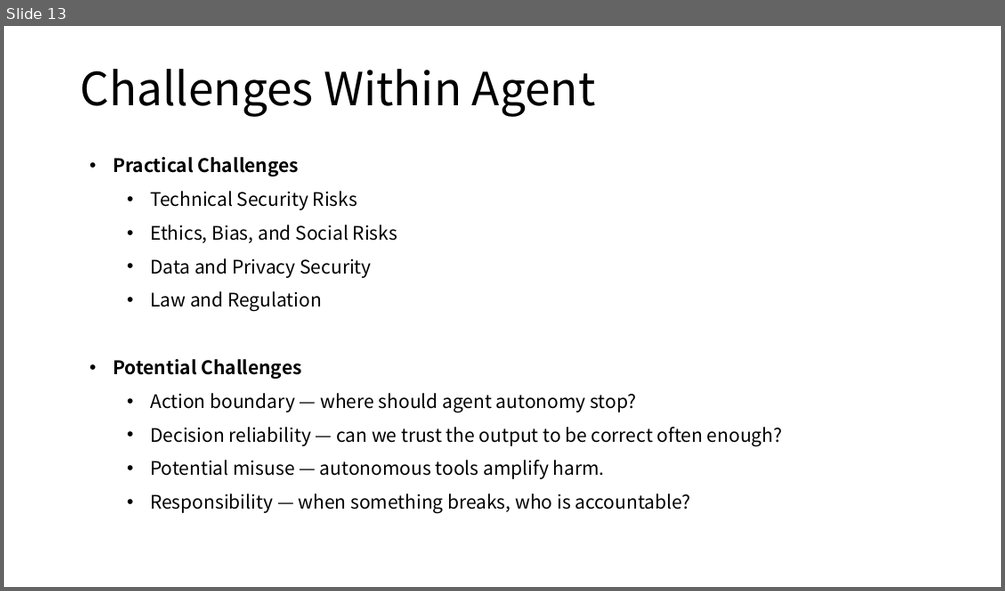
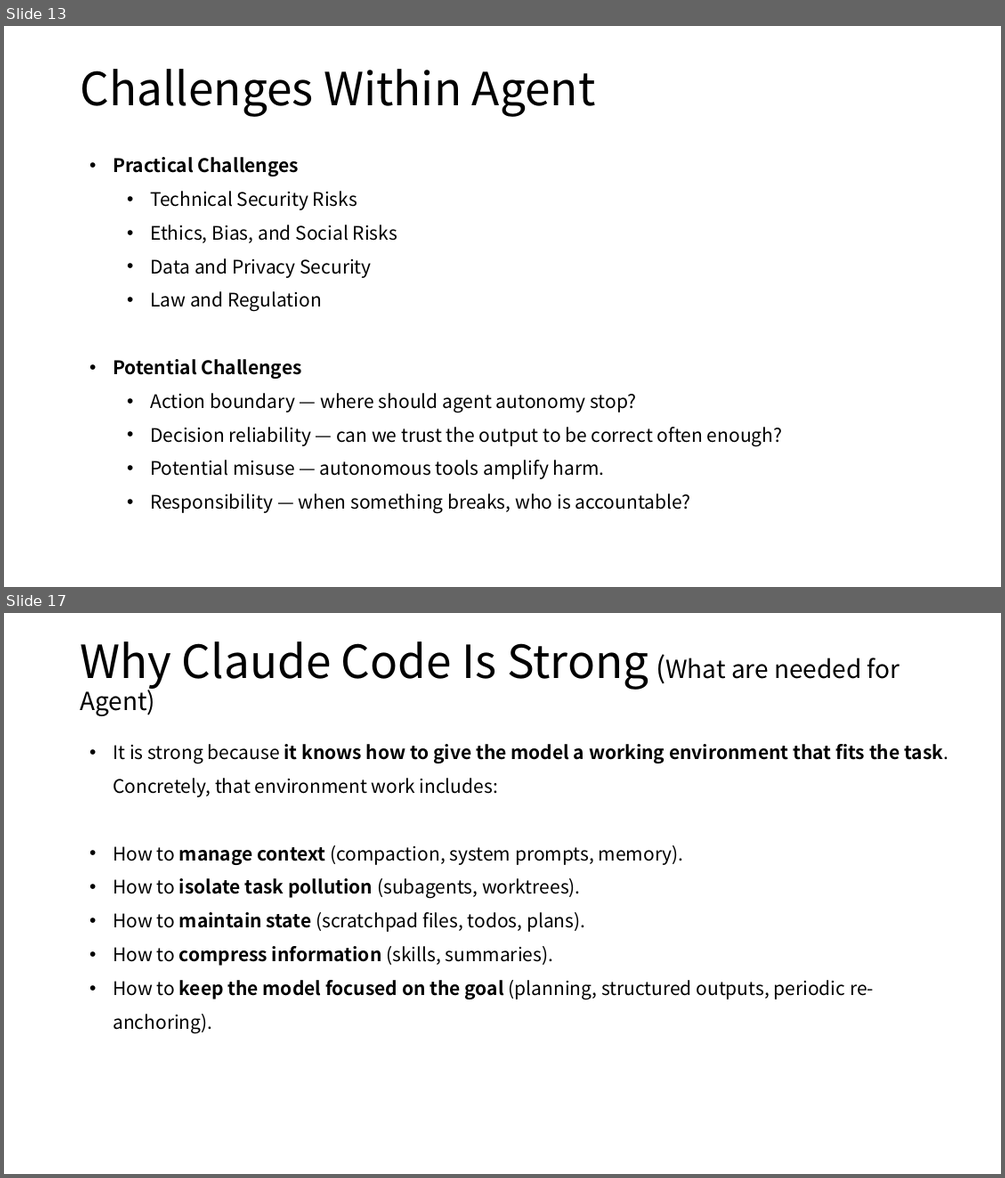
Before and after one commit to Tianyi2/All-About-Agent, a slide deck: all-about-agent.pptx. Shown one above the other, each under a label of ours: slide 13 before the commit, slides 13 and 17 after it; the slides between them are not shown. The pictures are 1005x591 and 1005x1178 pixels, drawn with LibreOffice and Linux fonts; fonts in the diff are those of the drawing. Boxes give left, top, right and bottom in pixels: in the first picture for what was removed or moved away, otherwise in the second. Text is boxed around its words. In the diff, an @@ line names an element or a change of style, - is before the commit and + after.

```diff
--- a/all-about-agent.pptx
+++ b/all-about-agent.pptx
@@ slide 17 added at bbox=[4, 613, 1001, 1174], background #FFFFFF @@
@@ title added at bbox=[80, 641, 900, 716], 24 pt, text #000000 @@
+Why Claude Code Is Strong (What are needed for Agent)
@@ text added at bbox=[113, 744, 948, 999], 18 pt, text #000000 @@
+• It is strong because it knows how to give the model a working environment that fits the task. Concretely, that environment work includes:
+• How to manage context (compaction, system prompts, memory).
+• How to isolate task pollution (subagents, worktrees).
+• How to maintain state (scratchpad files, todos, plans).
+• How to compress information (skills, summaries).
+• How to keep the model focused on the goal (planning, structured outputs, periodic re-anchoring).
```
Also in this commit, not shown: 1 slide changed, 4 other slides added, 3 other files.
